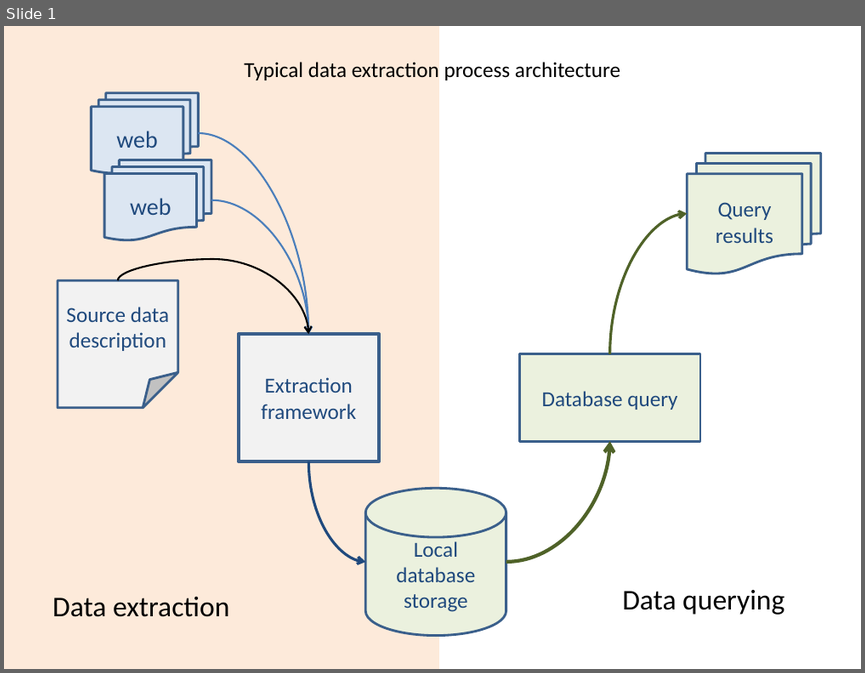
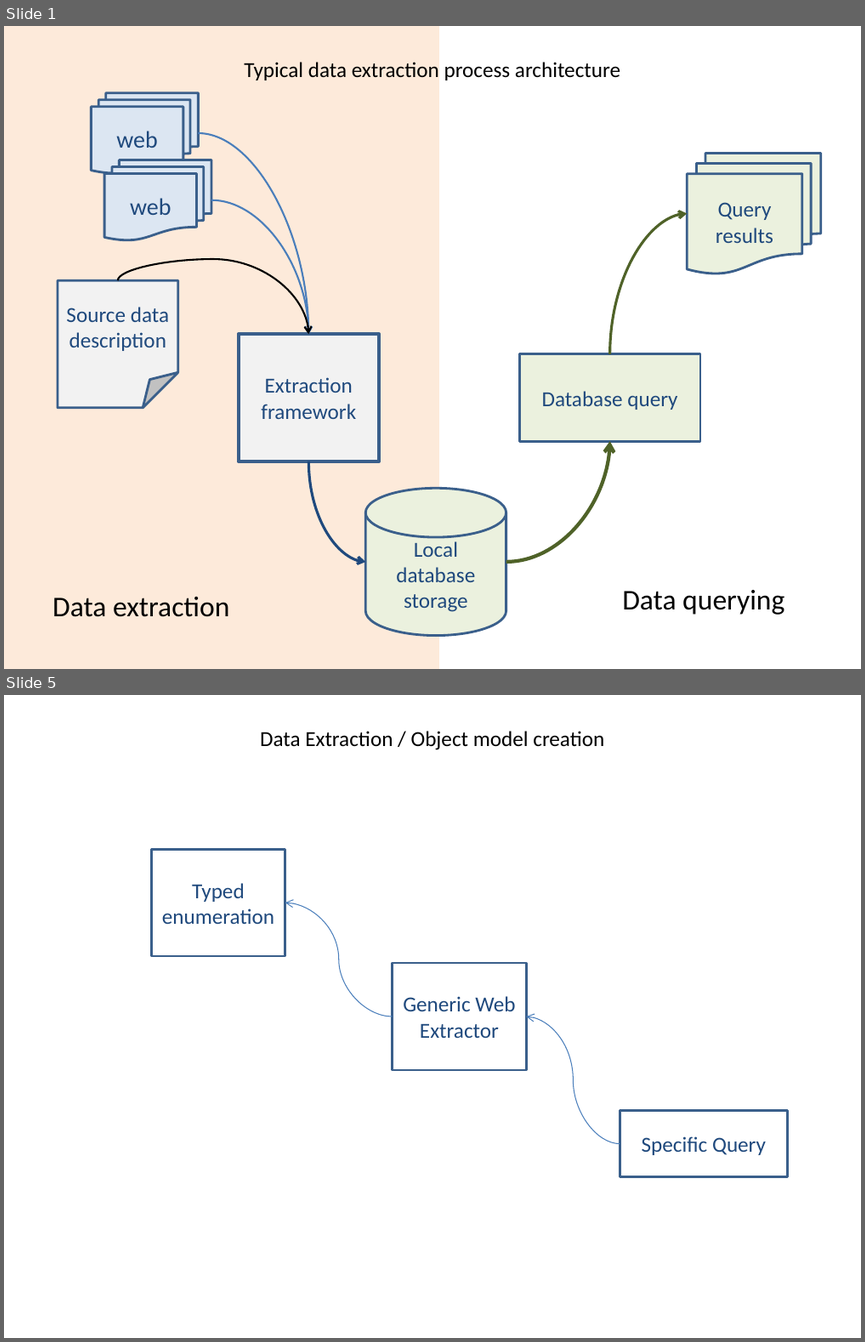
Before and after one commit to jakubmisek/LinqToWeb, a slide deck: Documentation/diagrams.pptx. Shown one above the other, each under a label of ours: slide 1 before the commit, slides 1 and 5 after it; the slides between them are not shown. The pictures are 865x673 and 865x1342 pixels, drawn with LibreOffice and Linux fonts; fonts in the diff are those of the drawing. Boxes give left, top, right and bottom in pixels: in the first picture for what was removed or moved away, otherwise in the second. Text is boxed around its words. In the diff, an @@ line names an element or a change of style, - is before the commit and + after.

Commit message:
initial object model

```diff
--- a/Documentation/diagrams.pptx
+++ b/Documentation/diagrams.pptx
@@ slide 5 added at (4, 695, 861, 1338), background #FFFFFF @@
@@ title added at (260, 731, 604, 750), 18 pt, text #000000 @@
+Data Extraction / Object model creation
@@ rectangle added at (151, 849, 285, 956), fill #FFFFFF, outline #3A5F8C 2 pt, 18 pt, text #1F497D @@
+Typed enumeration
@@ curved arrow added from (392, 1016) to (285, 902), #4B7EBC 0.75 pt @@
@@ rectangle added at (392, 962, 526, 1069), fill #FFFFFF, outline #3A5F8C 2 pt, 18 pt, text #1F497D @@
+Generic Web Extractor
@@ curved arrow added from (620, 1143) to (526, 1016), #4B7EBC 0.75 pt @@
@@ rectangle added at (620, 1110, 787, 1176), fill #FFFFFF, outline #3A5F8C 2 pt, 18 pt, text #1F497D @@
+Specific Query
```
Also in this commit, not shown: 3 slides changed, 22 other files.
